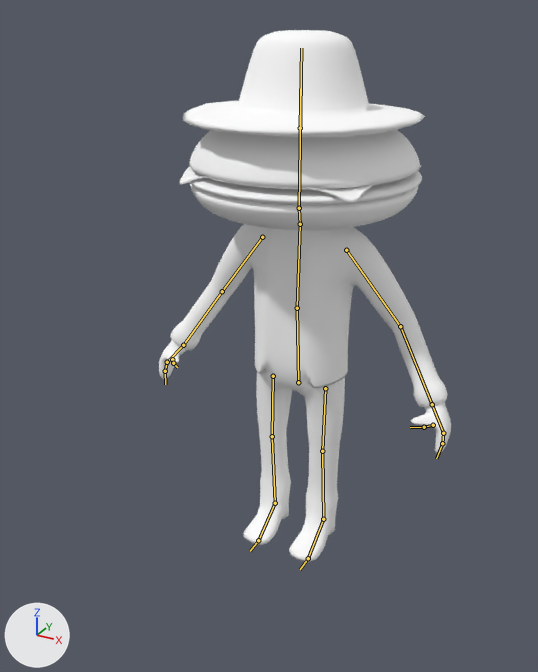
The Blender file VidGameScenes-master/NewEnvironment/Assets/Official Characters/BurgerBoy.blend, before and after one commit.
The view is the same before and after, from a 50 mm lens placed at (1.069, -2.167, 1.923), pointed at (0.011, -0.243, 0.961). Every picture has the same lights, and +X, +Y and +Z are marked at lower left. The bones that bend it are drawn over the model as lines.

Names of what the first picture shows: 'Character'.
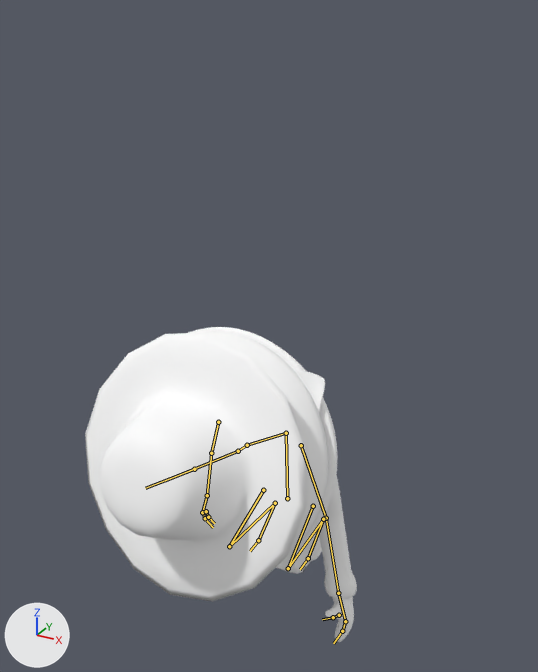
The newer file adds an action. The first version stands in its rest pose; the second is drawn at frame 20 of the action 'Death'.

Location of each change, (x1, y1, x2, y2) in pixels of the pictures (538 x 672 px):
'Character', posed (7% narrower, 41% shorter): before (159, 30, 451, 562); after (85, 327, 357, 642)
bone 'Torso', root to tip: before (298, 382) to (297, 308); after (287, 498) to (286, 433)
bone 'Chest', root to tip: before (297, 308) to (300, 224); after (286, 433) to (247, 445)
bone 'Upper Arm.L', root to tip: before (346, 250) to (400, 326); after (301, 445) to (326, 518)
bone 'Upper Arm.R', root to tip: before (262, 237) to (222, 291); after (218, 422) to (211, 453)

What changed in the scene script:
```text
Change bone_torso:
    where bone_torso = bpy.data.objects['Armature'].pose.bones['Torso']  # child of 'Root'
    bone_torso.location: (0.0, 0.0, 0.0) -> (0.0, -3.75, -0.87)
Change bone_chest:
    where bone_chest = bpy.data.objects['Armature'].pose.bones['Chest']  # child of 'Torso'
    bone_chest.rotation_quaternion: (1.0, 0.0, 0.0, 0.0) -> (0.807, 0.591, 0.0, 0.0)  # degrees (0, 0, 0) -> degrees (72, 0, 0)
Change bone_upper_arm_l:
    where bone_upper_arm_l = bpy.data.objects['Armature'].pose.bones['Upper Arm.L']  # child of 'Chest'
    bone_upper_arm_l.rotation_quaternion: (1.0, 0.0, 0.0, 0.0) -> (0.745, -0.351, -0.392, -0.409)  # degrees (0, 0, 0) -> degrees (-24, -61, -43)
Change bone_upper_arm_r:
    where bone_upper_arm_r = bpy.data.objects['Armature'].pose.bones['Upper Arm.R']  # child of 'Chest'
    bone_upper_arm_r.rotation_quaternion: (1.0, 0.0, 0.0, 0.0) -> (0.924, -0.126, 0.087, 0.35)  # degrees (0, 0, 0) -> degrees (-10, 14, 40)
```
